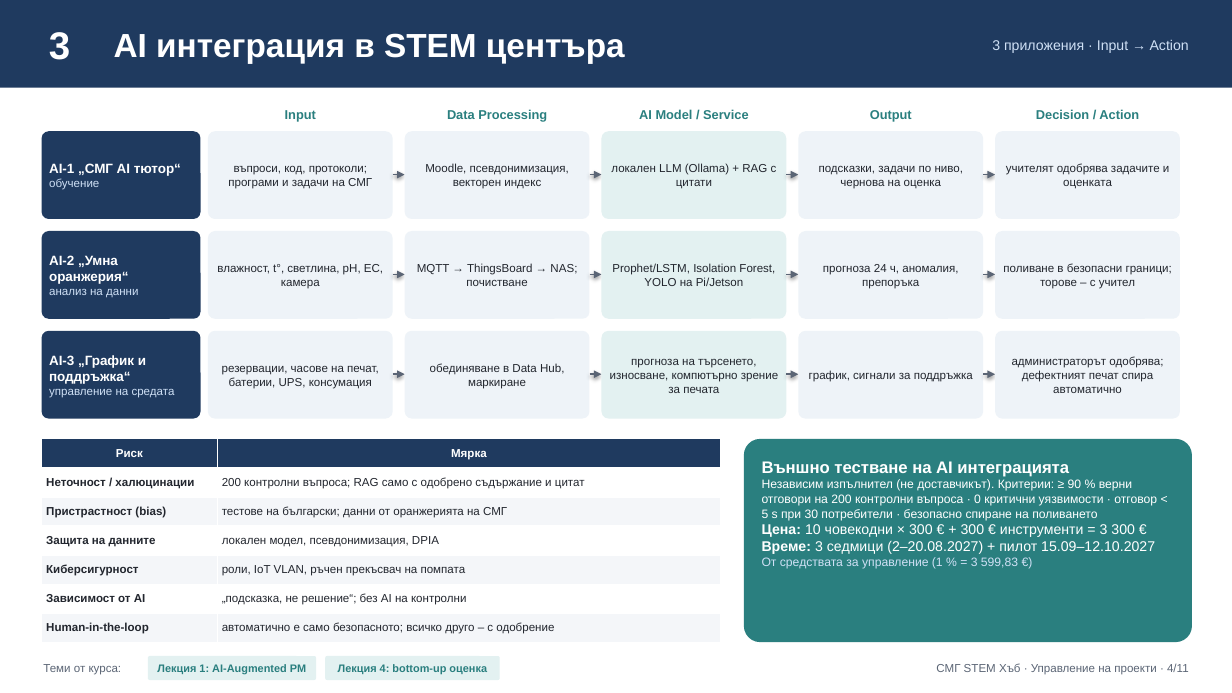
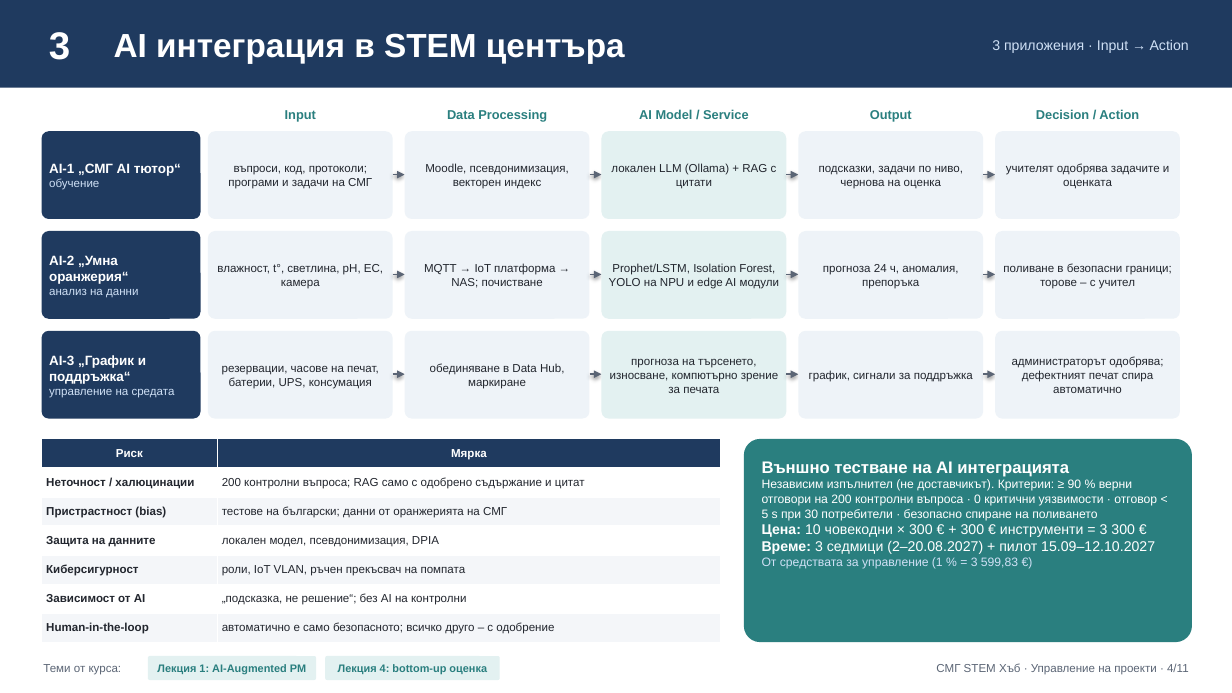
Before and after one commit to Alex-Tsvetanov/Project-Management, a slide deck: slide 4 of stem-project/solution/stem-presentation.pptx. Drawn at 1232x693 pixels with LibreOffice and Linux fonts; fonts in the diff are those of the drawing. Boxes give left, top, right and bottom in pixels: in the first picture for what was removed or moved away, otherwise in the second. Text is boxed around its words. In the diff, an @@ line names an element or a change of style, - is before the commit and + after.

```diff
--- a/stem-project/solution/stem-presentation.pptx
+++ b/stem-project/solution/stem-presentation.pptx
@@ text in rounded rectangle at [424,263,555,288]: text changed @@
-MQTT → ThingsBoard → NAS; почистване
+MQTT → IoT платформа → NAS; почистване
@@ text in rounded rectangle at [609,263,780,289]: text changed @@
-Prophet/LSTM, Isolation Forest, YOLO на Pi/Jetson
+Prophet/LSTM, Isolation Forest, YOLO на NPU и edge AI модули
```
Also in this commit, not shown: 6 other slides changed, 4 other files.
